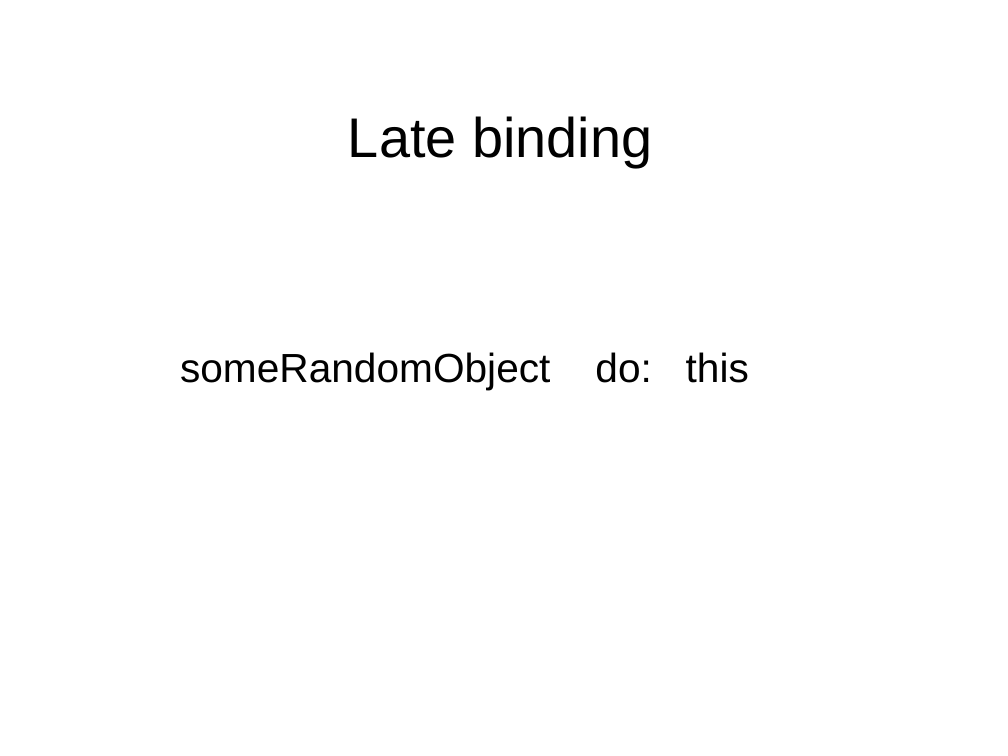
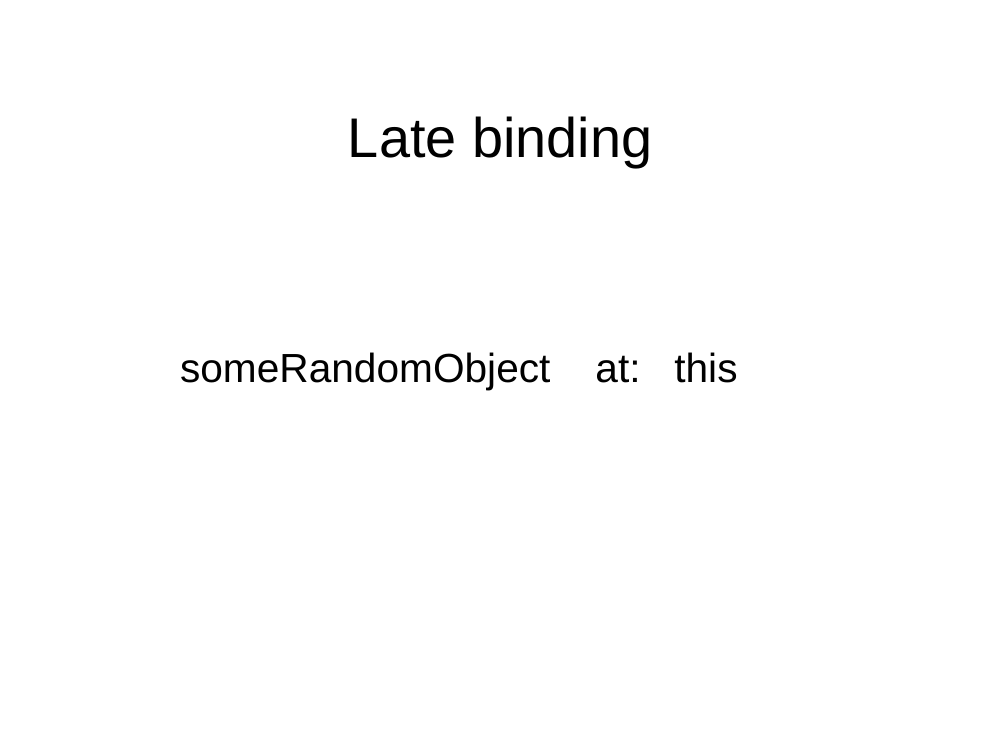
Before and after one commit to o-/p-doc, a slide deck: slide 4 of presentations/seminar_new/pinocchio.odp. Drawn at 1008x756 pixels with LibreOffice and Linux fonts; fonts in the diff are those of the drawing. Boxes give left, top, right and bottom in pixels: in the first picture for what was removed or moved away, otherwise in the second. Text is boxed around its words. In the diff, an @@ line names an element or a change of style, - is before the commit and + after.

```diff
--- a/presentations/seminar_new/pinocchio.odp
+++ b/presentations/seminar_new/pinocchio.odp
@@ text at <box>180,352,737,390</box>: text changed @@
-someRandomObject do: this
+someRandomObject at: this
```
Also in this commit, not shown: 1 slide added, 1 slide removed, 1 other file.
